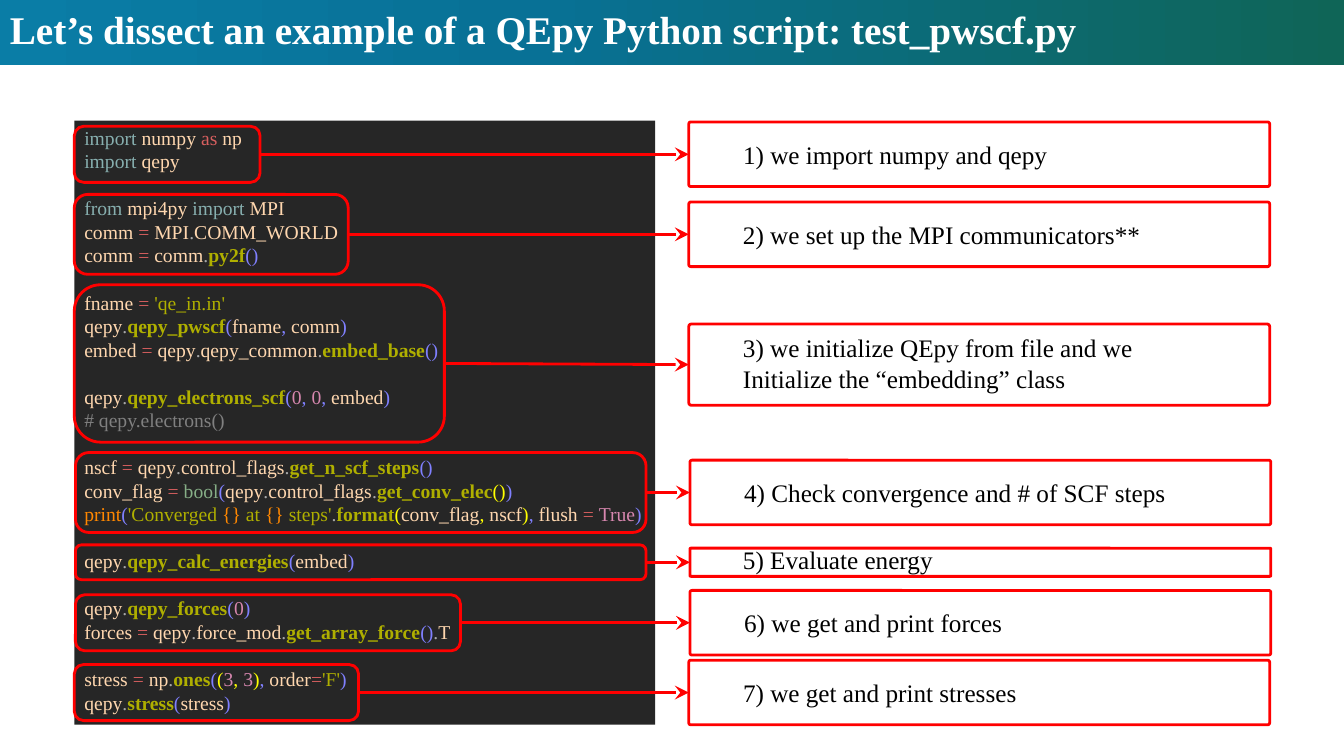
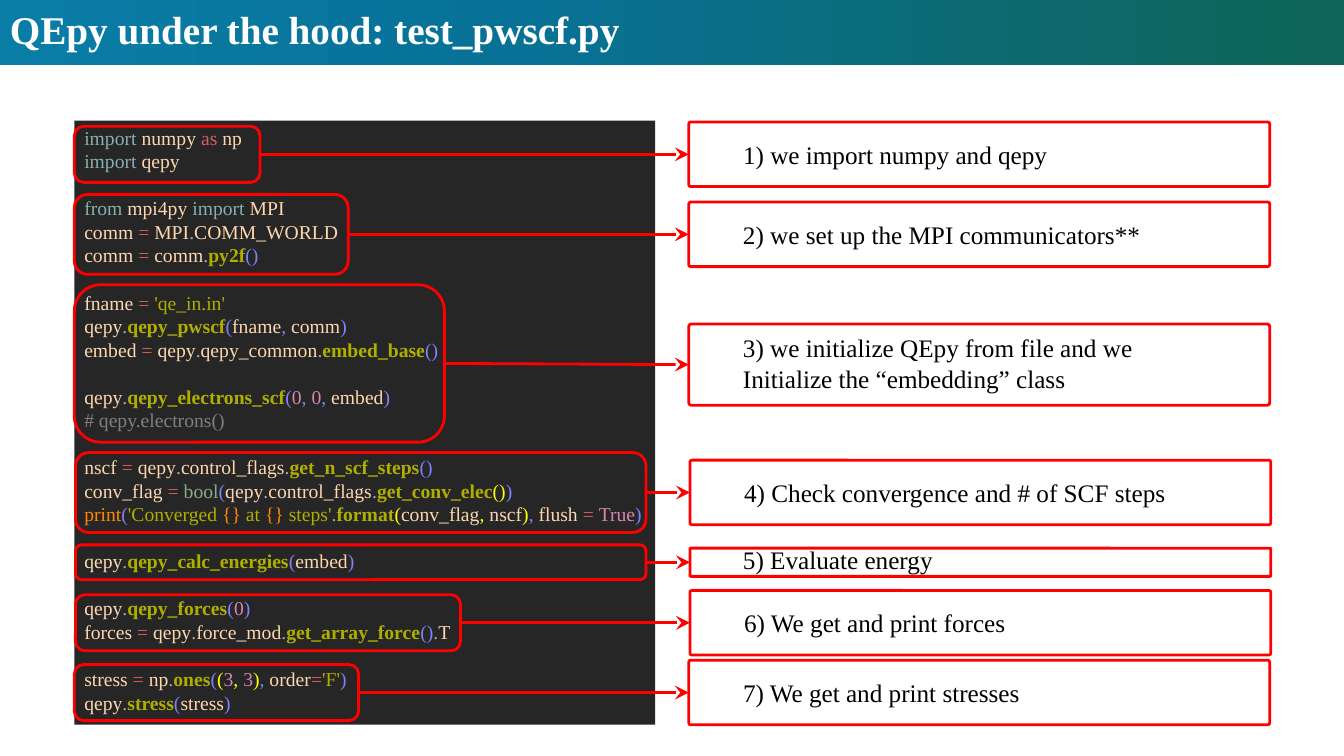
Before and after one commit to Quantum-MultiScale-Template/QEpy-Tutorials, a slide deck: slide 6 of Slides/QEpy_tutorial_slides.pptx (slide 5 before the commit). Drawn at 1344x756 pixels with LibreOffice and Linux fonts; fonts in the diff are those of the drawing. Boxes give left, top, right and bottom in pixels: in the first picture for what was removed or moved away, otherwise in the second. Text is boxed around its words. In the diff, an @@ line names an element or a change of style, - is before the commit and + after.

```diff
--- a/Slides/QEpy_tutorial_slides.pptx
+++ b/Slides/QEpy_tutorial_slides.pptx
@@ title at (10,16,619,51): text changed @@
-Let’s dissect an example of a QEpy Python script: test_pwscf.py
+QEpy under the hood: test_pwscf.py
@@ text at (744,614,1005,638): text changed @@
-6) we get and print forces
+6) We get and print forces
@@ text at (743,684,1020,708): text changed @@
-7) we get and print stresses
+7) We get and print stresses
```
Also in this commit, not shown: 2 other slides changed, 2 slides added, 1 other file.
